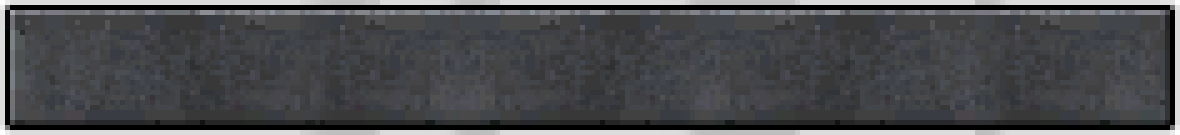
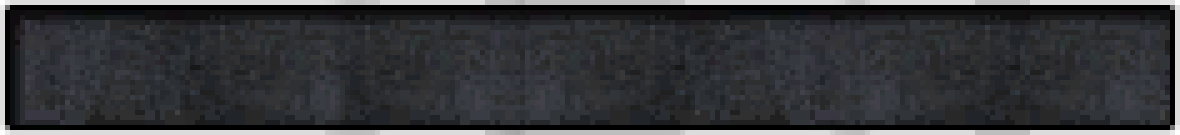
The second (1180, 135) image is a revision of the first. Changes to its layers:
hid "Group 1" (1st of 2) over 5, 0, 1170, 135
showed "Group 2" over 5, 0, 1170, 135
